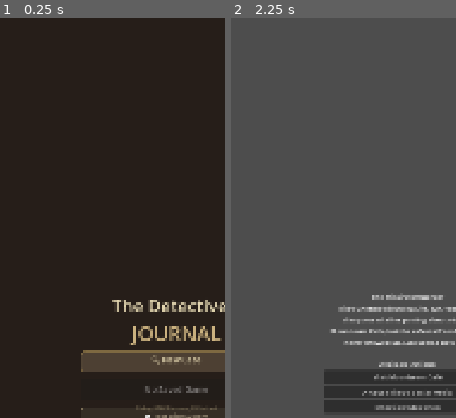
Above: before the commit, frames 1-2 (left to right).
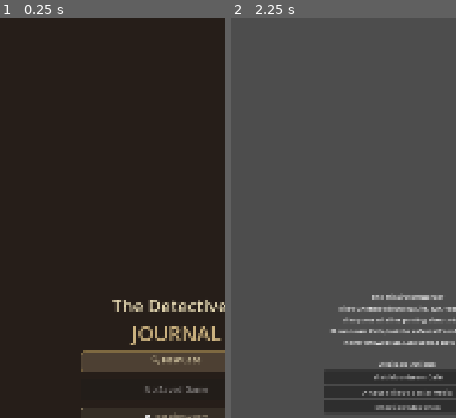
Above: after the commit, the same moments.

Repository: odhranhardy/detectivesjournal
Game: Godot game, scene res://scenes/main.tscn
Two runs of this game, one before a commit and one after it. Both use one fixed random seed, a clock stepped at 60 frames per second and the inputs below.
Inputs:
- Up to frame 1 (0.25 s): no input
- Up to frame 2 (2.25 s): click "🔍 New Case" at 0.5 s; click "Back to Menu" at 1.25 s; click "🔍 New Case" at 2 s
The pictures show only the part of the screen within x 11-61%, y 5-55%; the shares and areas given below are measured in that part.

The runs differ from the first frame. In frame 1, 0.1% of the frame differs, in the area x 60-97%, y 96-98%; in frame 2, nothing differs.

Commit message:
refactor: remove debug label and input handling for save/load
Co-authored-by: aider (openrouter/anthropic/claude-sonnet-4) <aider@aider.chat>

Diff:
--- a/scenes/main.tscn
+++ b/scenes/main.tscn
@@ -200,16 +200,6 @@
 theme_override_styles/normal = SubResource("StyleBoxFlat_5")
 text = "🎲 Test Dice System"
 
-[node name="Spacer2" type="Control" parent="VBoxContainer"]
-custom_minimum_size = Vector2(0, 30)
-layout_mode = 2
-
-[node name="DebugLabel" type="Label" parent="VBoxContainer"]
-layout_mode = 2
-theme_override_colors/font_color = Color(0.5, 0.45, 0.35, 1)
-theme_override_font_sizes/font_size = 12
-text = "Debug: SPACE to save, ESC to load"
-horizontal_alignment = 1
 
 [connection signal="pressed" from="VBoxContainer/MenuPanel/MenuContainer/NewGameButton" to="." method="_on_new_game_pressed"]
 [connection signal="pressed" from="VBoxContainer/MenuPanel/MenuContainer/ContinueButton" to="." method="_on_continue_pressed"]
--- a/scripts/main.gd
+++ b/scripts/main.gd
@@ -40,14 +40,3 @@
 func _on_dice_test_pressed():
 	print("Opening dice test scene...")
 	get_tree().change_scene_to_file("res://scenes/ui/DiceTest.tscn")
-
-func _input(event):
-	# Keep debug functionality for development
-	if event.is_action_pressed("ui_accept"):  # Space or Enter
-		print("Debug: Testing save system...")
-		SaveSystem.save_game()
-		_update_continue_button()
-
-	if event.is_action_pressed("ui_cancel"):  # Escape
-		print("Debug: Testing load system...")
-		SaveSystem.load_game()
